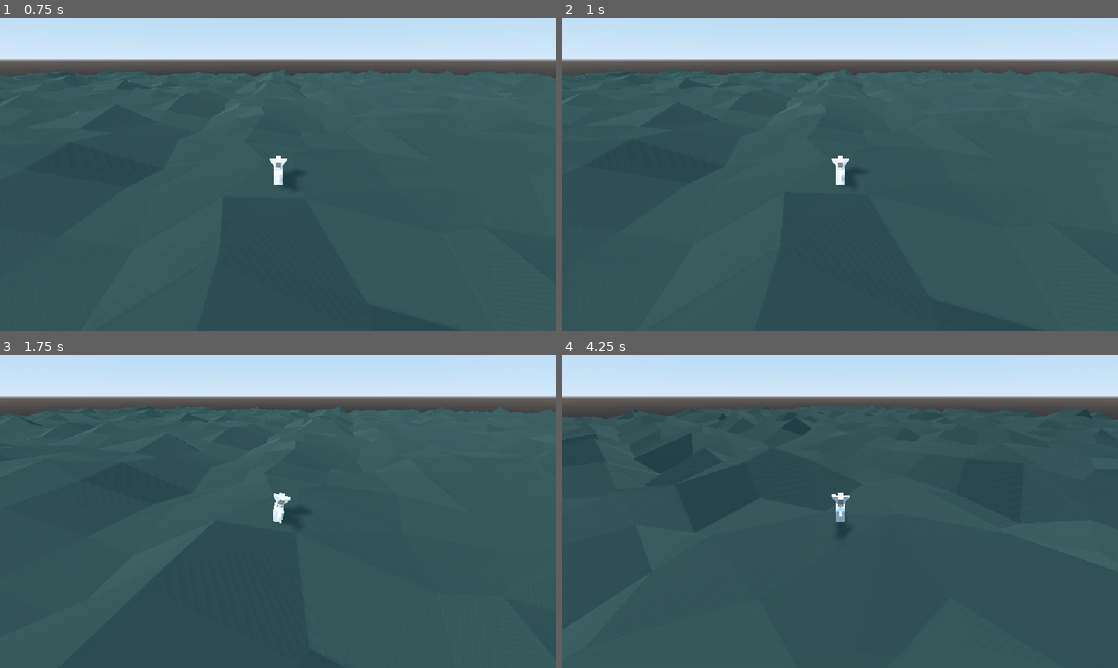
Above: before the commit, frames 1-4 (two rows, left to right).
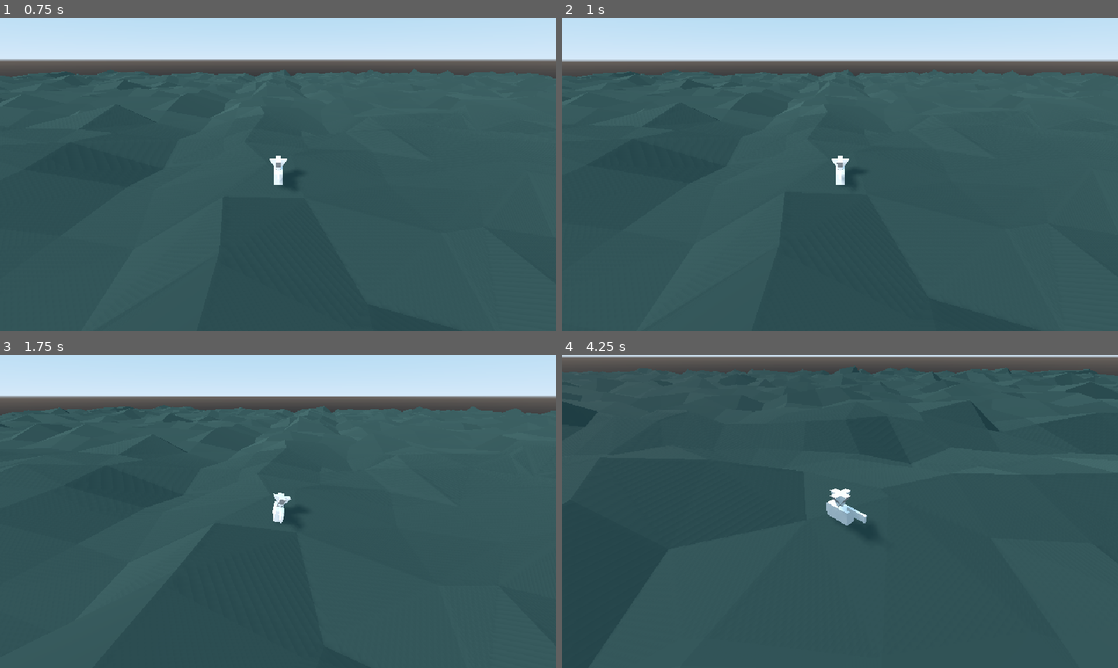
Above: after the commit, the same moments.

Repository: guilhermehto/chopper-rescue
Game: Godot game, scene res://interface/MainMenu.tscn
Two runs of this game, one before a commit and one after it. Both use one fixed random seed, a clock stepped at 60 frames per second and the inputs below.
Inputs:
- Up to frame 1 (0.75 s): click "Start" at 0.5 s
- Up to frame 2 (1 s): no input
- Up to frame 3 (1.75 s): hold Right (cyclic_right) from 1.28 s (still down)
- Up to frame 4 (4.25 s): release Right (cyclic_right) at 2.03 s; hold S (collective_down) 2.03-2.78 s; hold Right (cyclic_right) 2.78-3.53 s; hold W (collective_up) from 3.53 s (still down)

Frame 1 is identical in both runs. In frame 2, 1.1% of the frame differs, in the area x 0-100%, y 13-52%; in frame 3, 0.9%; in frame 4, 17%, in the area x 0-100%, y 0-98%.

Commit message:
Fix camera follow behavior

Diff:
--- a/entities/chopper/Camera.gd
+++ b/entities/chopper/Camera.gd
@@ -1,19 +1,27 @@
 extends Camera
-
-var initial_rotation: Basis
 
 var initial_global_position: Vector3
 var parent_transform: Transform
 
+var target: Vector3
+
+var default_following_speed: float = 20.0
+var catch_up_following_speed: float = 25.0
+var desired_distance: float
+
 func _ready() -> void:
 	set_as_toplevel(true)
-	initial_rotation = global_transform.basis
 	initial_global_position = global_transform.origin
-	var parent_transform = get_parent().global_transform
+	desired_distance = target.distance_to(global_transform.origin)
+	desired_distance *= 1.25
 
 
 
 func _process(delta: float) -> void:
 	parent_transform = get_parent().global_transform
-	global_transform.origin = parent_transform.origin + initial_global_position.rotated(Vector3.UP, get_parent().rotation.y)
+	target = parent_transform.origin + initial_global_position.rotated(Vector3.UP, get_parent().rotation.y)
+	global_transform.origin.y = target.y
+	var direction = (target - global_transform.origin).normalized()
+	var speed = default_following_speed if target.distance_to(global_transform.origin) < desired_distance else catch_up_following_speed
+	global_transform.origin += direction * speed * delta
 	look_at(parent_transform.origin, Vector3.UP)
